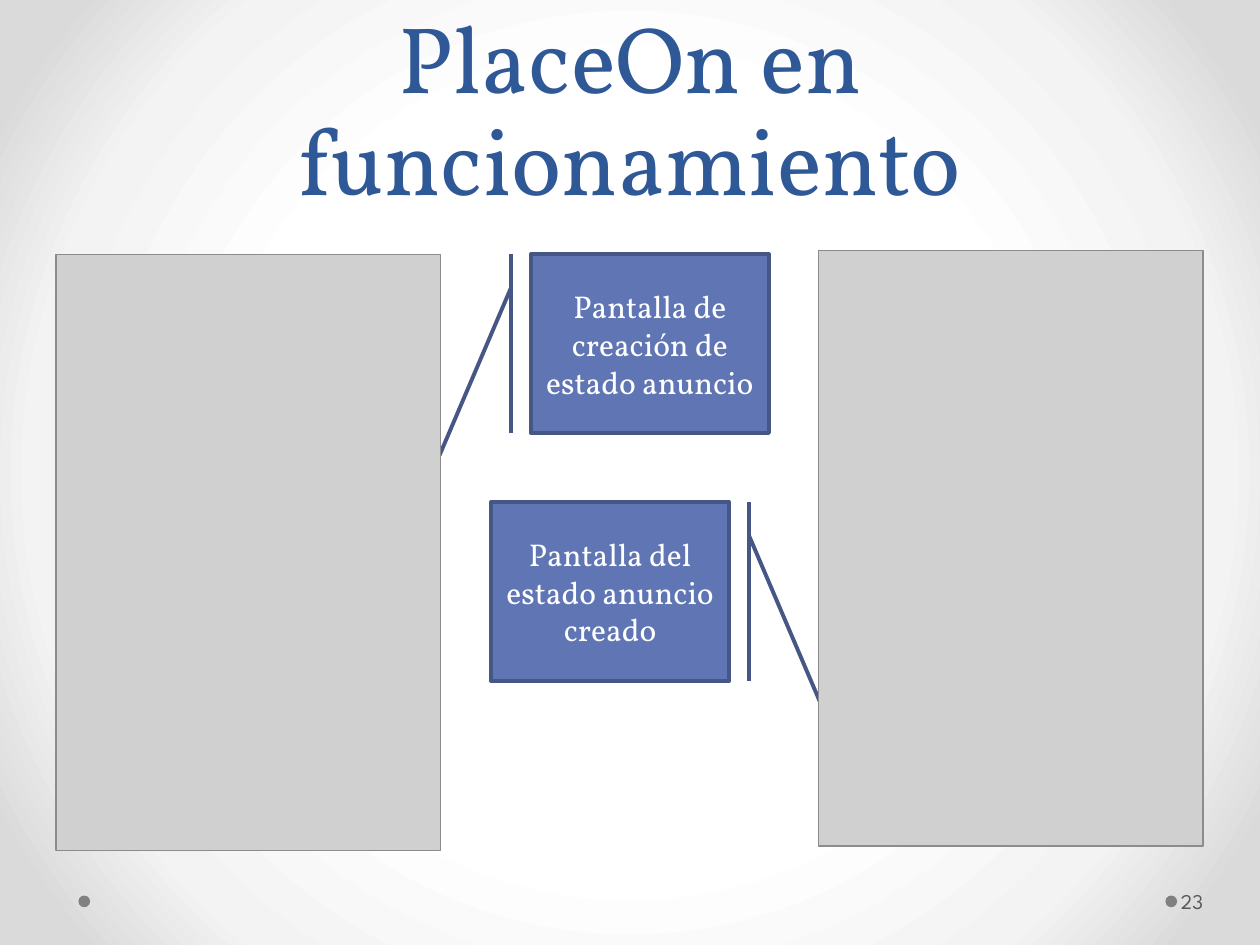
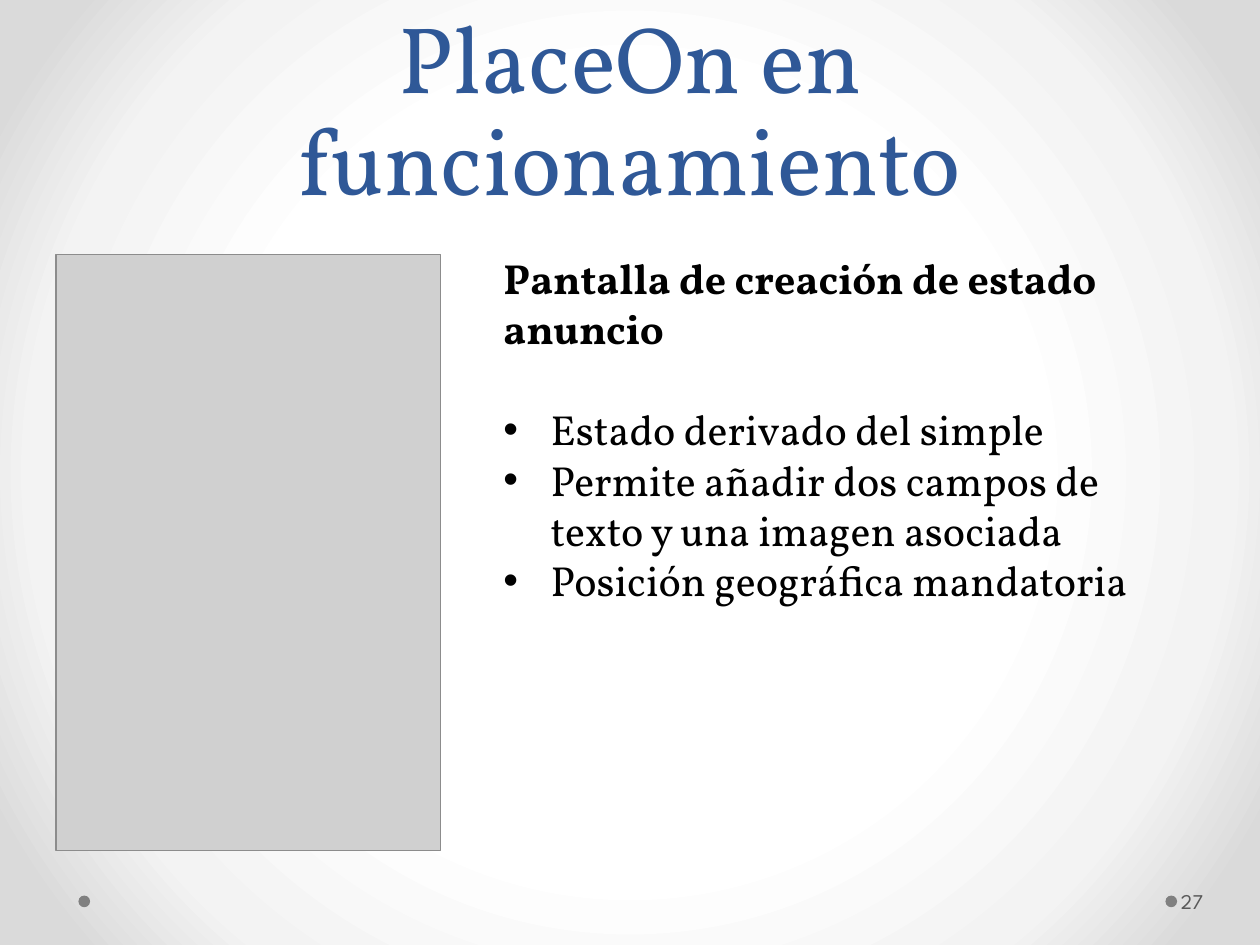
Before and after one commit to ygd182/placeon, a slide deck: slide 27 of Informes/PlaceOn.pptx (slide 23 before the commit). Drawn at 1260x945 pixels with LibreOffice and Linux fonts; fonts in the diff are those of the drawing; grey boxes stand for pictures. Boxes give left, top, right and bottom in pixels: in the first picture for what was removed or moved away, otherwise in the second. Text is boxed around its words. In the diff, an @@ line names an element or a change of style, - is before the commit and + after.

```diff
--- a/Informes/PlaceOn.pptx
+++ b/Informes/PlaceOn.pptx
@@ text added at (503, 263, 1127, 607), 24 pt, text #000000 @@
+Pantalla de creación de estado anuncio
+• Estado derivado del simple
+• Permite añadir dos campos de texto y una imagen asociada
+• Posición geográfica mandatoria
@@ accent border callout removed at (530, 255, 769, 433) @@
-Pantalla de creación de estado anuncio
@@ picture removed at (819, 251, 1203, 847) @@
@@ accent border callout removed at (491, 503, 730, 682) @@
-Pantalla del estado anuncio creado
@@ page number at (1181, 895, 1203, 909): text changed @@
-23
+27
```
Also in this commit, not shown: 8 other slides changed, 7 slides added.
